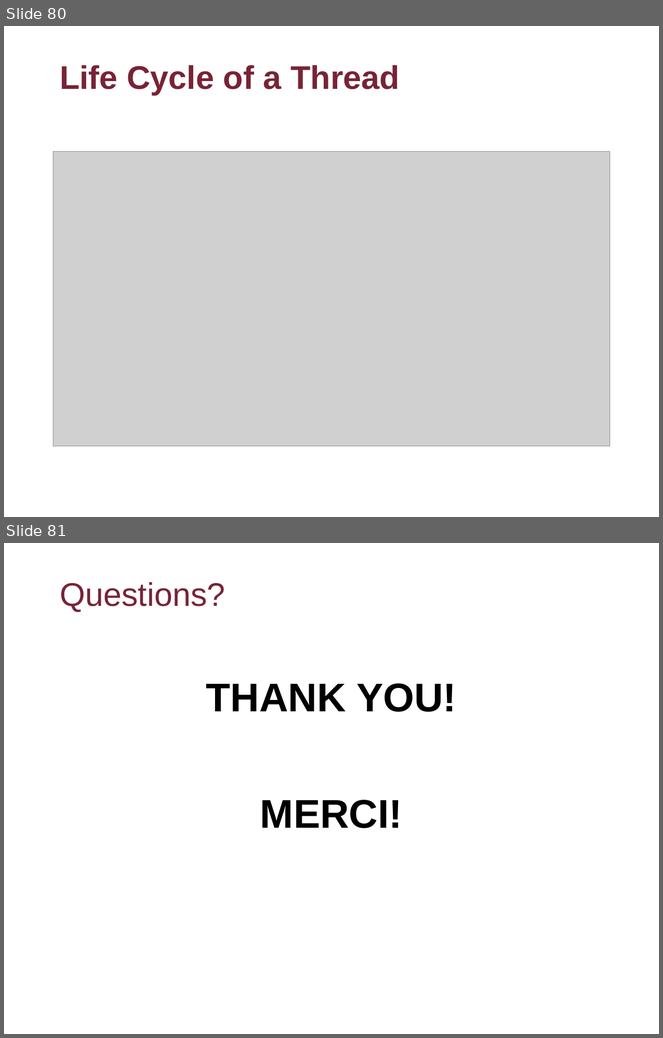
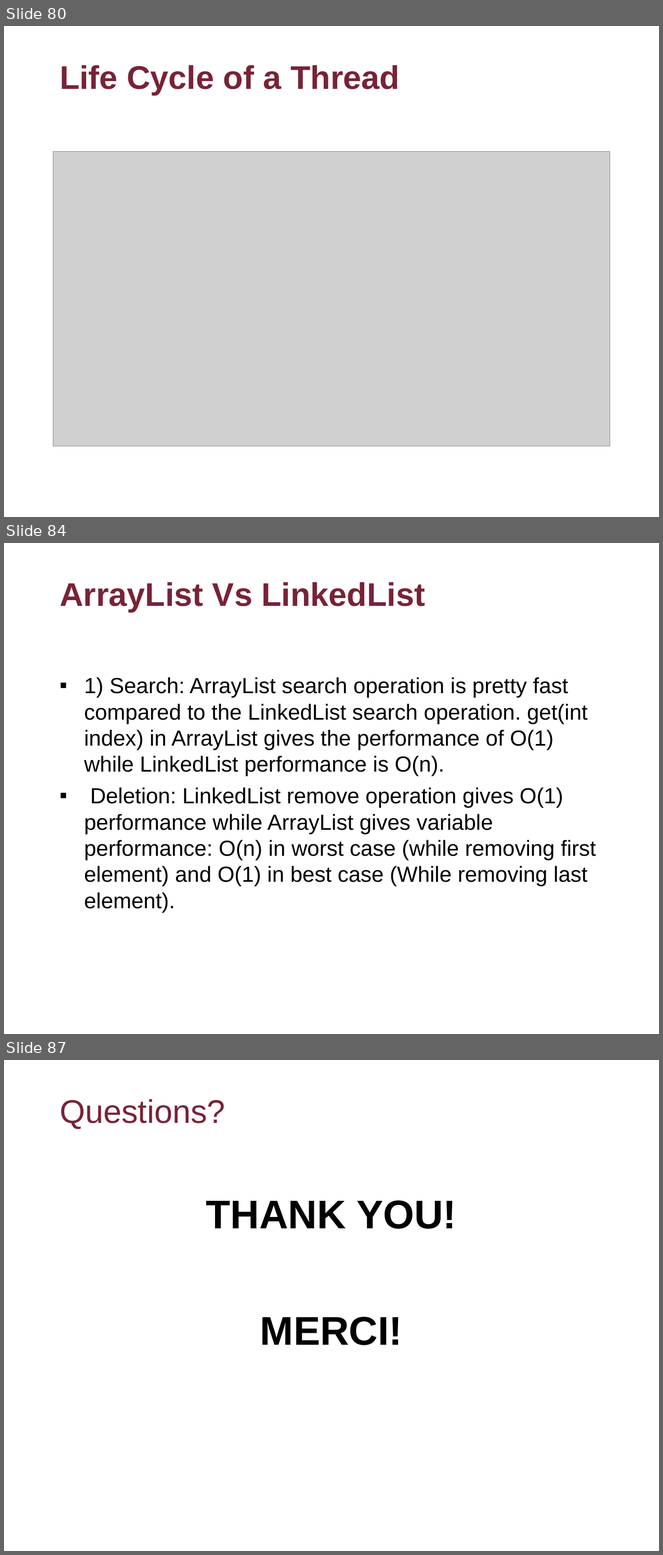
Before and after one commit to flyworker/java-workshop, a slide deck: Advanced Java Workshop-Concordia.ppt. Shown one above the other, each under a label of ours: slides 80 and 81 before the commit, slides 80, 84 and 87 after it; the slides between them are not shown. The pictures are 663x1038 and 663x1555 pixels, drawn with LibreOffice and Linux fonts; fonts in the diff are those of the drawing; grey boxes stand for pictures; background and template pictures are left out. Boxes give left, top, right and bottom in pixels: in the first picture for what was removed or moved away, otherwise in the second. Text is boxed around its words. In the diff, an @@ line names an element or a change of style, - is before the commit and + after.

```diff
--- a/Advanced Java Workshop-Concordia.ppt
+++ b/Advanced Java Workshop-Concordia.ppt
@@ slide 84 added at bbox=[4, 543, 659, 1034], background picture (left out) @@
@@ title added at bbox=[60, 582, 425, 612], 36 pt, text #782336, bold @@
+ArrayList Vs LinkedList
@@ text added at bbox=[84, 677, 596, 913], 24 pt, text #000000 @@
+▪ 1) Search: ArrayList search operation is pretty fast compared to the LinkedList search operation. get(int index) in ArrayList gives the performance of O(1) while LinkedList performance is O(n).
+▪ Deletion: LinkedList remove operation gives O(1) performance while ArrayList gives variable performance: O(n) in worst case (while removing first element) and O(1) in best case (While removing last element).
@@ what was slide 81 is now slide 87 @@
```
Also in this commit, not shown: 5 other slides added, 3 other files.
